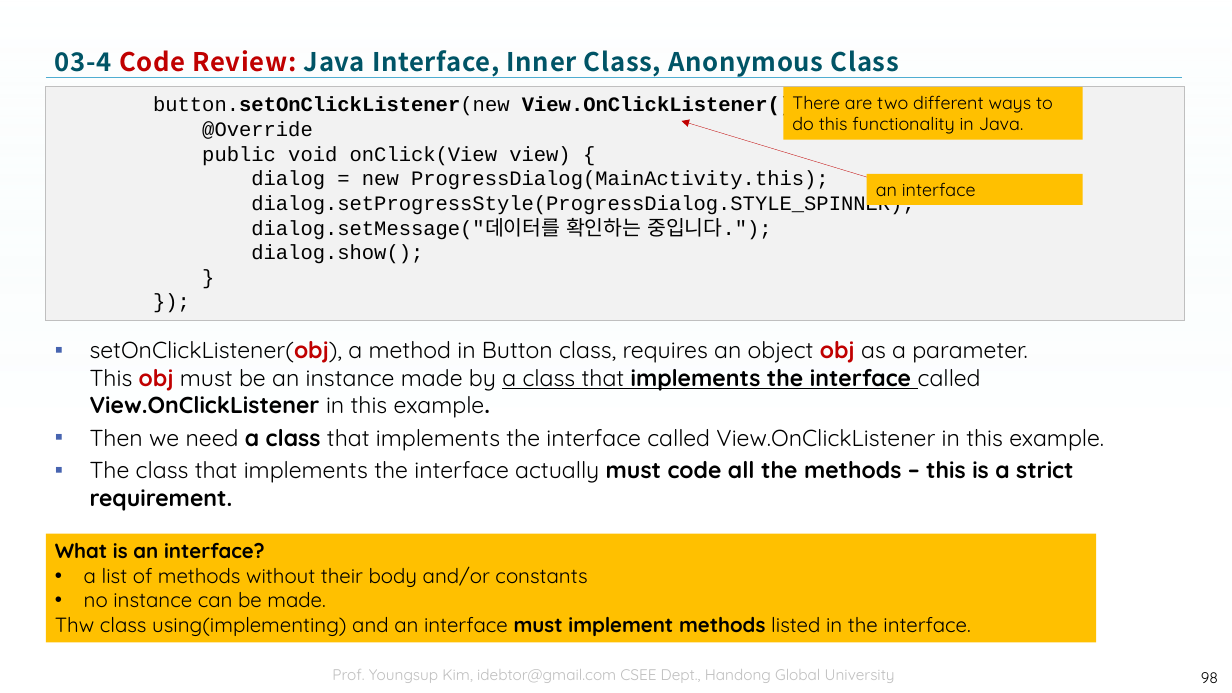
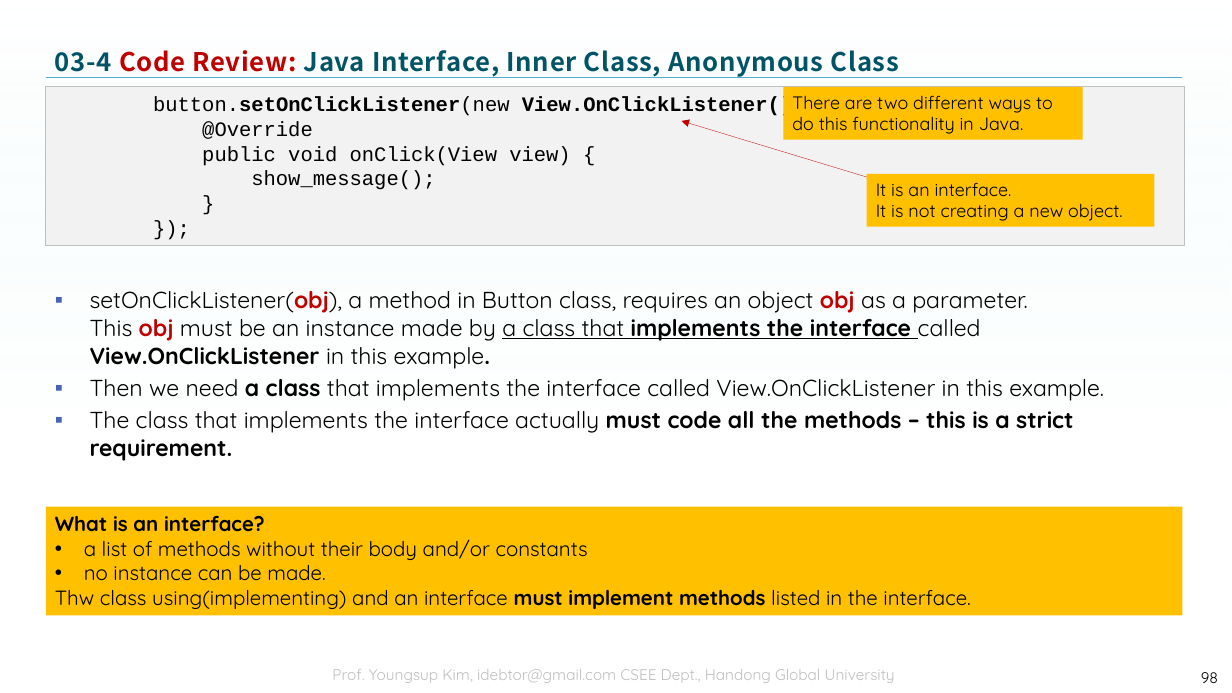
Before and after one commit to tae7841/HuStarAS, a slide deck: slide 98 of ppts/03Widget.pptx. Drawn at 1232x693 pixels with LibreOffice and Linux fonts; fonts in the diff are those of the drawing; background and template pictures are left out. Boxes give left, top, right and bottom in pixels: in the first picture for what was removed or moved away, otherwise in the second. Text is boxed around its words. In the diff, an @@ line names an element or a change of style, - is before the commit and + after.

```diff
--- a/ppts/03Widget.pptx
+++ b/ppts/03Widget.pptx
@@ rectangle "button.setOnClickListener(new View.OnClickListener() {": place and size @@
-rectangle "button.setOnClickListener(new View.OnClickListener() {" at bbox=[46, 87, 1185, 320]
+rectangle "button.setOnClickListener(new View.OnClickListener() {" at bbox=[46, 87, 1185, 246]
@@ text in rectangle at bbox=[251, 171, 435, 190]: text changed @@
-dialog = new ProgressDialog(MainActivity.this);
-dialog.setProgressStyle(ProgressDialog.STYLE_SPINNER);
-dialog.setMessage("데이터를 확인하는 중입니다.");
-dialog.show();
+show_message();
@@ rectangle "It is an interface.": place and size @@
-rectangle "It is an interface." at bbox=[867, 174, 1083, 205]
+rectangle "It is an interface." at bbox=[867, 174, 1154, 226]
@@ text in rectangle at bbox=[876, 182, 1122, 221]: text changed @@
-an interface
+It is an interface.
+It is not creating a new object.
@@ text "setOnClickListener(obj), a method in Button ...": place and size @@
-text "setOnClickListener(obj), a method in Button ..." at bbox=[90, 341, 1104, 511]
+text "setOnClickListener(obj), a method in Button ..." at bbox=[90, 291, 1104, 461]
@@ rectangle "What is an interface?": place and size @@
-rectangle "What is an interface?" at bbox=[46, 534, 1097, 643]
+rectangle "What is an interface?" at bbox=[46, 506, 1183, 616]
```
Also in this commit, not shown: 8 other slides changed, 5 slides added.
